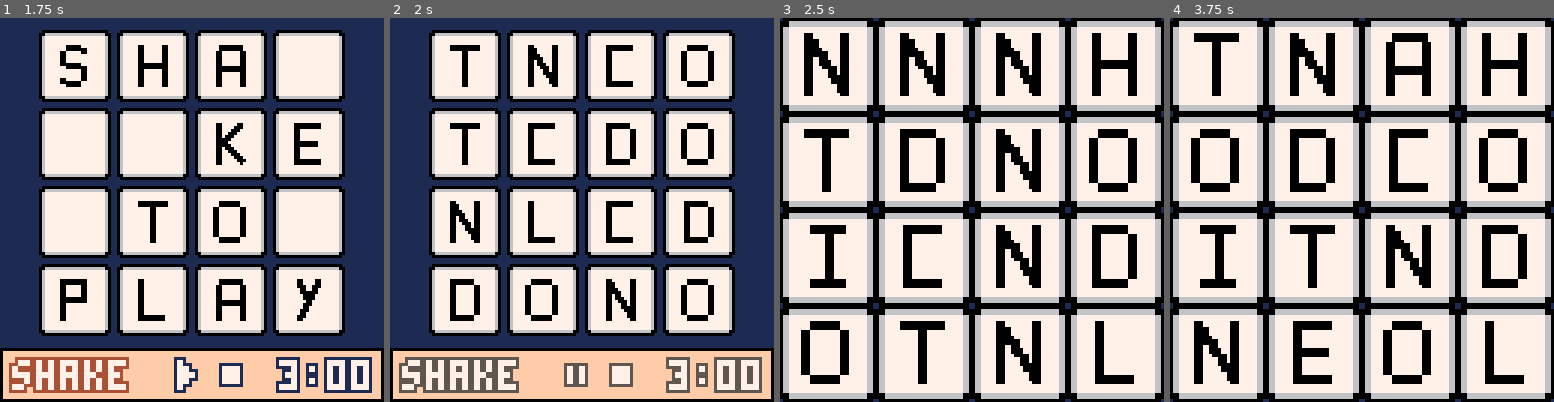
Above: before the commit, frames 1-4 (left to right).
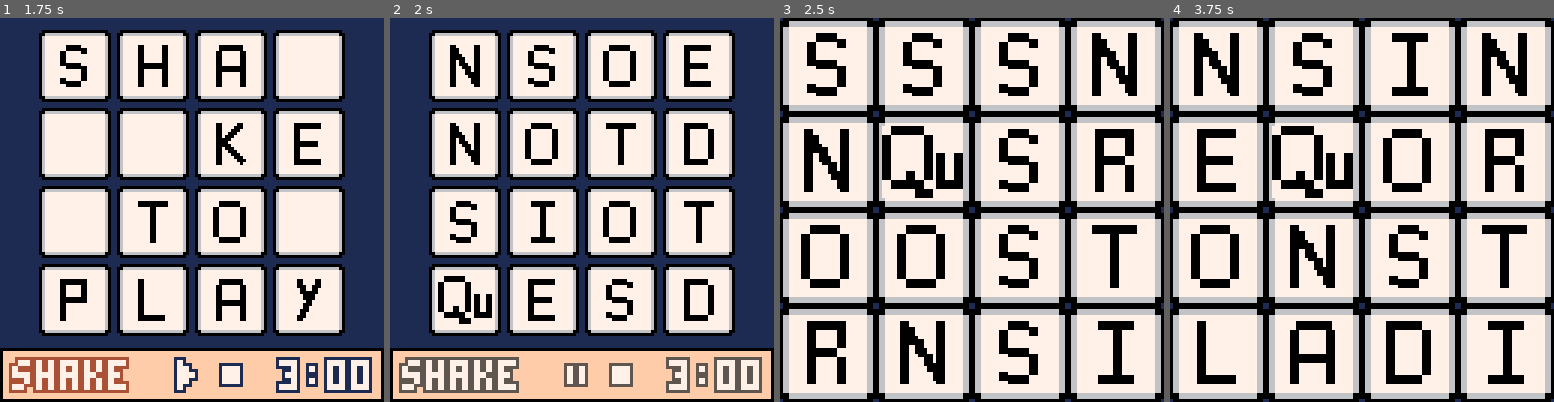
Above: after the commit, the same moments.

Repository: momiagitana/boggle_pico
Game: PICO-8 cartridge boggle_.p8
Two runs of this game, one before a commit and one after it. Both use one fixed random seed, a clock stepped at 60 frames per second and the inputs below.
Inputs:
- Up to frame 1 (1.75 s): tap X (X key) at 0.33, 1.07 s; tap O (Z key) at 0.7, 1.7 s; hold Right from 1.6 s (still down)
- Up to frame 2 (2 s): keep holding Right; tap X (X key) at 1.85 s
- Up to frame 3 (2.5 s): release Right at 2.1 s; tap O (Z key) at 2.1 s; hold Up 2.15-2.42 s; hold Right from 2.47 s (still down)
- Up to frame 4 (3.75 s): tap O (Z key) every 0.4 s from 2.5 to 3.7 s; tap X (X key) at 2.97 s; release Right at 3.03 s; hold Left 3.08-3.58 s; hold Down from 3.63 s (still down)

Frame 1 is identical in both runs. In frame 2, 6.4% of the frame differs, in the area x 12-85%, y 7-80%; in frame 3, 16%, in the area x 5-93%, y 3-96%; in frame 4, 15%.

Commit message:
actual boggle spanish letters

Diff:
--- a/board.lua
+++ b/board.lua
@@ -127,22 +127,22 @@
 
 -- coggle arg
 dice_faces_esp = {
-    {'P', 'T', 'E', 'A', 'O', 'D'},
-    {'B', 'E', 'O', 'Z', 'N', 'L'},
-    {'C', 'R', 'E', 'A', 'M', 'A'},
-    {'E', 'R', 'I', 'H', 'X', 'U'},
-    {'E', 'A', 'S', 'N', 'D', 'O'},
-    {'A', 'E', 'O', 'A', 'I', 'U'},
-    {'E', 'O', 'A', 'C', 'S', 'N'},
-    {'S', 'L', 'E', 'C', 'O', 'P'},
-    {'I', 'G', 'N', 'T', 'U', 'A'},
-    {'E', 'S', 'A', 'O', 'Ñ', 'D'},
-    {'L', 'S', 'J', 'V', 'N', 'O'},
-    {'A', 'R', 'E', 'L', 'B', 'A'},
-    {'F', 'C', 'R', 'T', 'N', 'I'},
-    {'S', 'E', 'L', 'O', 'N', 'C'},
-    {'D', 'O', 'I', 'A', 'R', 'T'},
-    {'H', 'D', 'E', 'Q', 'S', 'O'},
+    {'E', 'H', 'X', 'R', 'I', 'U'},
+    {'N', 'F', 'R', 'T', 'I', 'C'},
+    {'E', 'A', 'L', 'B', 'A', 'R'},
+    {'L', 'S', 'C', 'N', 'E', 'O'},
+    {'N', 'J', 'V', 'O', 'S', 'L'},
+    {'P', 'L', 'E', 'C', 'O', 'S'},
+    {'S', 'A', 'E', 'O', 'C', 'N'},
+    {'H', 'Q', 'D', 'S', 'O', 'E'},
+    {'S', 'A', 'E', 'O', 'N', 'D'},
+    {'O', 'A', 'I', 'U', 'E', 'A'},
+    {'E', 'A', 'P', 'O', 'T', 'D'},
+    {'R', 'A', 'A', 'E', 'M', 'C'},
+    {'D', 'O', 'A', 'Ñ', 'S', 'E'},
+    {'N', 'B', 'O', 'E', 'L', 'Z'},
+    {'G', 'I', 'U', 'T', 'A', 'N'},
+    {'O', 'T', 'R', 'I', 'D', 'A'},
 }
 
 -- english boggle
